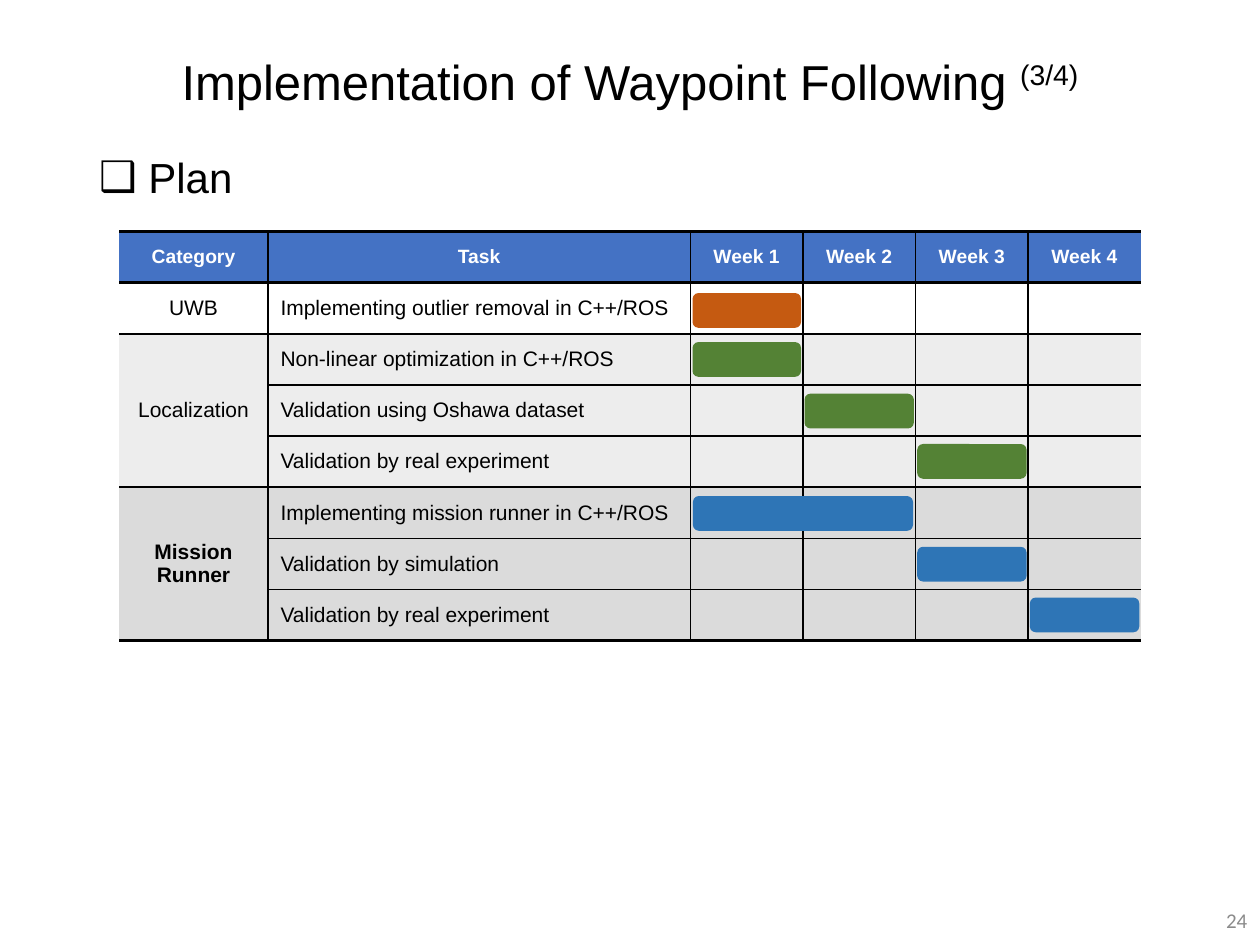
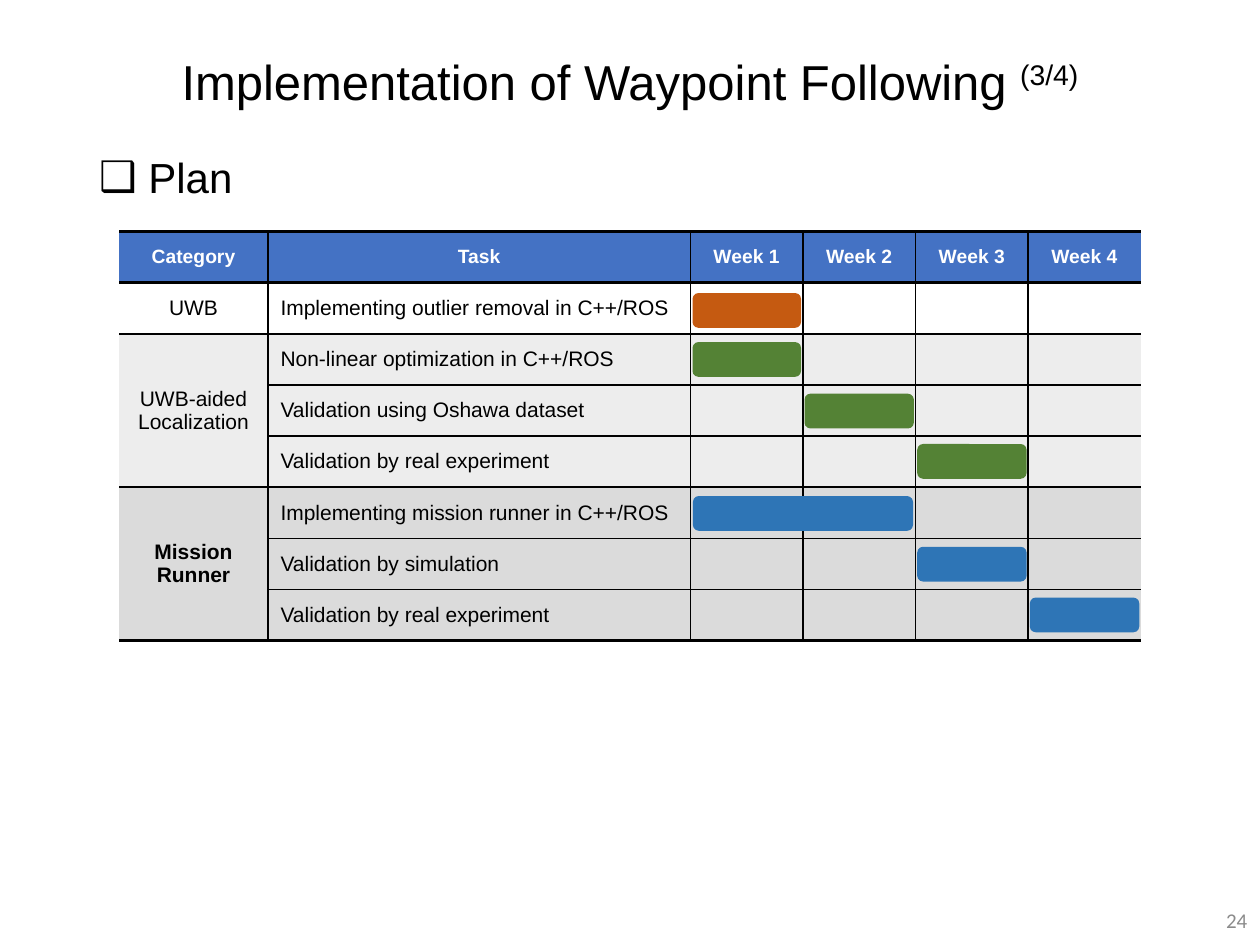
Before and after one commit to yorku-ausml/qdrone, a slide deck: slide 24 of doc/internal_meeting_materials/meeting_materials_qdrone_internal_20190411_updated.pptx. Drawn at 1260x945 pixels with LibreOffice and Linux fonts; fonts in the diff are those of the drawing. Boxes give left, top, right and bottom in pixels: in the first picture for what was removed or moved away, otherwise in the second. Text is boxed around its words. In the diff, an @@ line names an element or a change of style, - is before the commit and + after.

```diff
--- a/doc/internal_meeting_materials/meeting_materials_qdrone_internal_20190411_updated.pptx
+++ b/doc/internal_meeting_materials/meeting_materials_qdrone_internal_20190411_updated.pptx
@@ table at (x1=120, y1=232, x2=1139, y2=640) @@
-row 3, column 1: Localization
+row 3, column 1: UWB-aided / Localization
```
Also in this commit, not shown: 1 other slide changed, 1 other file.
